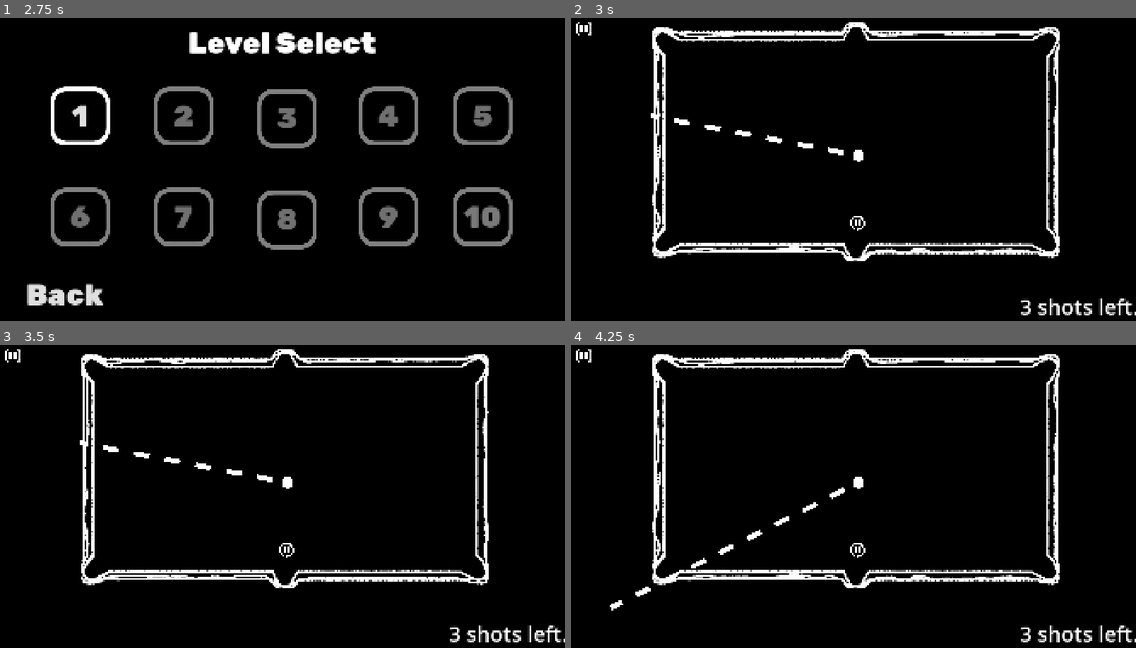
Above: before the commit, frames 1-4 (two rows, left to right).
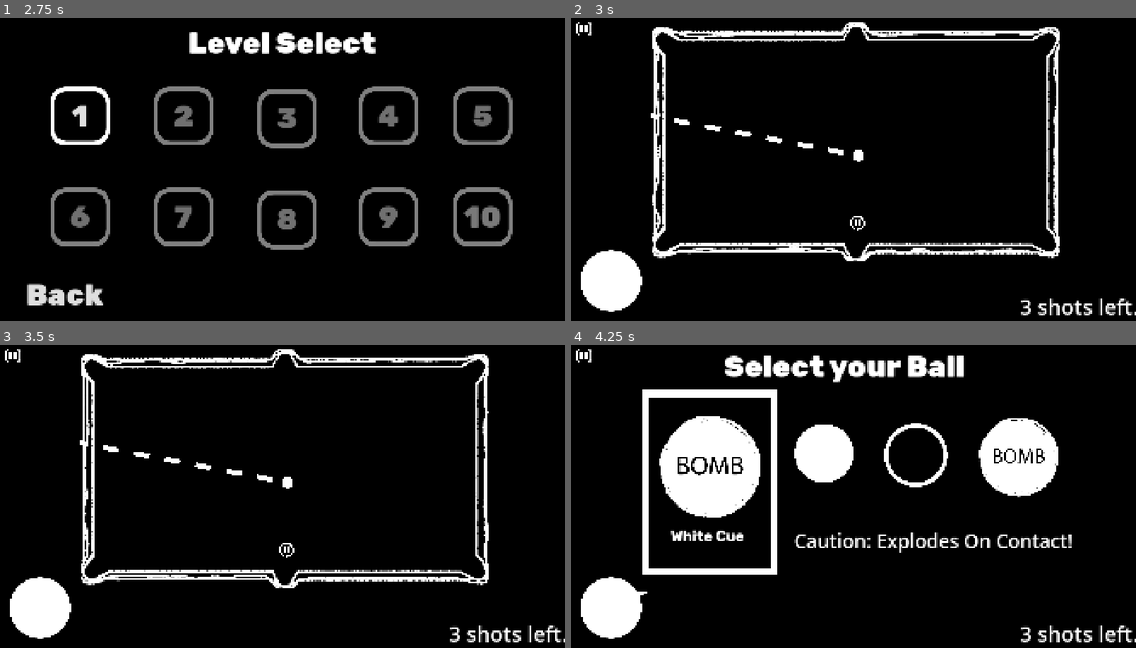
Above: after the commit, the same moments.

Repository: Muirotidua/IMGD1001-Project
Game: Godot game, scene res://scenes/splash_screen.tscn
Two runs of this game, one before a commit and one after it. Both use one fixed random seed, a clock stepped at 60 frames per second and the inputs below.
Inputs (mouse positions are in pixels of both pictures, inside the frame that each line leads up to):
- Up to frame 1 (2.75 s): move the mouse to (406, 157) at 0.52 s; hold Space (ball_hit) 0.53-1.25 s; click (508, 224) at 1.25 s; click (508, 224) at 2 s
- Up to frame 2 (3 s): click "1" at 2.75 s
- Up to frame 3 (3.5 s): no input
- Up to frame 4 (4.25 s): click (610, 608) at 3.52 s

Frame 1 is identical in both runs. In frame 2, 1.7% of the frame differs, in the area x 1-13%, y 76-97%; in frame 3, 1.7%; in frame 4, 21%, in the area x 1-89%, y 1-97%.

Commit message:
Ball Select Implementation
-Added a Ball Select UI
- Stylized to fit current UI and Artstyle

Diff:
--- a/scenes/level_one.tscn
+++ b/scenes/level_one.tscn
@@ -9,6 +9,8 @@
 [ext_resource type="PackedScene" uid="uid://coisbwly02om5" path="res://scenes/level_paused.tscn" id="5_r4wdr"]
 [ext_resource type="PackedScene" uid="uid://cw8aac2atgqxf" path="res://scenes/pause_button.tscn" id="6_y8ti4"]
 [ext_resource type="Texture2D" uid="uid://bj82t5dd6pp7y" path="res://visuals/UI/pausebutton.png" id="7_astit"]
+[ext_resource type="PackedScene" uid="uid://cwlxqek67067h" path="res://scenes/swapball.tscn" id="10_s6ikc"]
+[ext_resource type="PackedScene" uid="uid://ptp6coop1tmo" path="res://scenes/swap_ball_button.tscn" id="11_s6ikc"]
 
 [sub_resource type="StyleBoxEmpty" id="StyleBoxEmpty_0ra3k"]
 
@@ -70,4 +72,20 @@
 [node name="EightBall" parent="." instance=ExtResource("4_5rfim")]
 position = Vector2(974, 708)
 
+[node name="Swap_Ball" parent="." node_paths=PackedStringArray("swap_ball_button") instance=ExtResource("10_s6ikc")]
+visible = false
+offset_left = -8.0
+offset_top = -24.0
+offset_right = -8.0
+offset_bottom = -24.0
+swap_ball_button = NodePath("../Swap_Ball_Button")
+
+[node name="Swap_Ball_Button" parent="." instance=ExtResource("11_s6ikc")]
+z_index = 4
+offset_left = 32.0
+offset_top = 792.0
+offset_right = 240.0
+offset_bottom = 1019.80005
+
 [connection signal="pressed" from="PausedButton" to="." method="_on_paused_button_pressed"]
+[connection signal="pressed" from="Swap_Ball_Button" to="." method="_on_swap_ball_button_pressed"]
--- a/scenes/level_template.tscn
+++ b/scenes/level_template.tscn
@@ -9,6 +9,8 @@
 [ext_resource type="PackedScene" uid="uid://ci5cown6qsyjp" path="res://scenes/eight_ball.tscn" id="4_iw5l3"]
 [ext_resource type="PackedScene" uid="uid://cw8aac2atgqxf" path="res://scenes/pause_button.tscn" id="6_770am"]
 [ext_resource type="Texture2D" uid="uid://bj82t5dd6pp7y" path="res://visuals/UI/pausebutton.png" id="7_0ra3k"]
+[ext_resource type="PackedScene" uid="uid://cwlxqek67067h" path="res://scenes/swapball.tscn" id="10_hj7jb"]
+[ext_resource type="PackedScene" uid="uid://ptp6coop1tmo" path="res://scenes/swap_ball_button.tscn" id="11_hj7jb"]
 
 [sub_resource type="StyleBoxEmpty" id="StyleBoxEmpty_0ra3k"]
 
@@ -69,4 +71,15 @@
 [node name="Ball" parent="." instance=ExtResource("4_iw5l3")]
 position = Vector2(1223, 406)
 
+[node name="Swap_Ball" parent="." node_paths=PackedStringArray("swap_ball_button") instance=ExtResource("10_hj7jb")]
+visible = false
+swap_ball_button = NodePath("../Swap_Ball_Button")
+
+[node name="Swap_Ball_Button" parent="." instance=ExtResource("11_hj7jb")]
+offset_left = 16.0
+offset_top = 800.0
+offset_right = 248.0
+offset_bottom = 1027.8
+
 [connection signal="pressed" from="PausedButton" to="." method="_on_paused_button_pressed"]
+[connection signal="pressed" from="Swap_Ball_Button" to="." method="_on_swap_ball_button_pressed"]
--- /dev/null
+++ b/scenes/swap_ball_button.tscn
@@ -0,0 +1,29 @@
+[gd_scene load_steps=7 format=3 uid="uid://ptp6coop1tmo"]
+
+[ext_resource type="Texture2D" uid="uid://unfatubegi3u" path="res://visuals/ball/fullball.png" id="1_6cbbr"]
+
+[sub_resource type="StyleBoxEmpty" id="StyleBoxEmpty_6cbbr"]
+
+[sub_resource type="StyleBoxEmpty" id="StyleBoxEmpty_4xsm0"]
+
+[sub_resource type="StyleBoxEmpty" id="StyleBoxEmpty_cfict"]
+
+[sub_resource type="StyleBoxEmpty" id="StyleBoxEmpty_ag0wi"]
+
+[sub_resource type="StyleBoxEmpty" id="StyleBoxEmpty_qtnyt"]
+
+[node name="Swap_Ball_Button" type="Button"]
+anchors_preset = -1
+anchor_bottom = 0.015000001
+offset_left = 8.0
+offset_top = 704.0
+offset_right = 392.0
+offset_bottom = 1059.8
+theme_override_styles/normal = SubResource("StyleBoxEmpty_6cbbr")
+theme_override_styles/pressed = SubResource("StyleBoxEmpty_4xsm0")
+theme_override_styles/hover = SubResource("StyleBoxEmpty_cfict")
+theme_override_styles/disabled = SubResource("StyleBoxEmpty_ag0wi")
+theme_override_styles/focus = SubResource("StyleBoxEmpty_qtnyt")
+icon = ExtResource("1_6cbbr")
+flat = true
+expand_icon = true
--- /dev/null
+++ b/scenes/swapball.tscn
@@ -0,0 +1,186 @@
+[gd_scene load_steps=23 format=3 uid="uid://cwlxqek67067h"]
+
+[ext_resource type="Script" uid="uid://deip0qaahy3n7" path="res://scripts/swapball.gd" id="1_15up4"]
+[ext_resource type="FontFile" uid="uid://cygmi5hueknl4" path="res://Fonts/rubik/Rubik-Black.ttf" id="1_dlxuq"]
+[ext_resource type="Texture2D" uid="uid://unfatubegi3u" path="res://visuals/ball/fullball.png" id="1_nwt1c"]
+[ext_resource type="Texture2D" uid="uid://b3aaf016qqi4s" path="res://visuals/ball/hollowball.png" id="3_jb5e6"]
+[ext_resource type="FontFile" uid="uid://cp3v0aybpc3jl" path="res://Fonts/rubik/Rubik-Bold.ttf" id="4_jb5e6"]
+[ext_resource type="Texture2D" uid="uid://dqpk4i4u2espd" path="res://visuals/ball/BombBall.png" id="5_r6g8w"]
+
+[sub_resource type="Theme" id="Theme_15up4"]
+
+[sub_resource type="StyleBoxEmpty" id="StyleBoxEmpty_15up4"]
+
+[sub_resource type="StyleBoxEmpty" id="StyleBoxEmpty_r6g8w"]
+
+[sub_resource type="StyleBoxEmpty" id="StyleBoxEmpty_lw622"]
+
+[sub_resource type="StyleBoxEmpty" id="StyleBoxEmpty_6u81k"]
+
+[sub_resource type="StyleBoxEmpty" id="StyleBoxEmpty_fp2gv"]
+
+[sub_resource type="StyleBoxEmpty" id="StyleBoxEmpty_xxlv8"]
+
+[sub_resource type="StyleBoxEmpty" id="StyleBoxEmpty_8ngix"]
+
+[sub_resource type="StyleBoxEmpty" id="StyleBoxEmpty_7lk11"]
+
+[sub_resource type="StyleBoxEmpty" id="StyleBoxEmpty_lga63"]
+
+[sub_resource type="StyleBoxEmpty" id="StyleBoxEmpty_2c307"]
+
+[sub_resource type="StyleBoxEmpty" id="StyleBoxEmpty_4duod"]
+
+[sub_resource type="StyleBoxEmpty" id="StyleBoxEmpty_a1auk"]
+
+[sub_resource type="StyleBoxEmpty" id="StyleBoxEmpty_8ylg6"]
+
+[sub_resource type="StyleBoxEmpty" id="StyleBoxEmpty_vgsdf"]
+
+[sub_resource type="StyleBoxEmpty" id="StyleBoxEmpty_ntbxe"]
+
+[node name="Swap_Ball" type="Control"]
+z_index = 2
+layout_mode = 3
+anchors_preset = 15
+anchor_right = 1.0
+anchor_bottom = 1.0
+grow_horizontal = 2
+grow_vertical = 2
+script = ExtResource("1_15up4")
+
+[node name="SelectBackground" type="ColorRect" parent="."]
+layout_mode = 0
+offset_left = 168.0
+offset_top = 32.0
+offset_right = 1744.0
+offset_bottom = 872.0
+color = Color(0, 0, 0, 1)
+
+[node name="SelectLabel" type="Label" parent="."]
+layout_mode = 0
+offset_left = 528.0
+offset_top = 48.0
+offset_right = 1374.0
+offset_bottom = 167.0
+theme_override_fonts/font = ExtResource("1_dlxuq")
+theme_override_font_sizes/font_size = 100
+text = "Select your Ball"
+
+[node name="ColorRect" type="ColorRect" parent="."]
+z_index = 1
+layout_mode = 0
+offset_left = 248.0
+offset_top = 184.0
+offset_right = 712.0
+offset_bottom = 816.0
+
+[node name="BallBackground" type="ColorRect" parent="."]
+z_index = 2
+layout_mode = 0
+offset_left = 272.0
+offset_top = 216.0
+offset_right = 688.0
+offset_bottom = 792.0
+theme = SubResource("Theme_15up4")
+color = Color(0, 0, 0, 1)
+
+[node name="FullballButton" type="Button" parent="."]
+layout_mode = 0
+offset_left = 768.0
+offset_top = 299.0
+offset_right = 1434.6665
+offset_bottom = 993.0
+scale = Vector2(0.3, 0.3)
+theme_override_styles/normal = SubResource("StyleBoxEmpty_15up4")
+theme_override_styles/pressed = SubResource("StyleBoxEmpty_r6g8w")
+theme_override_styles/hover = SubResource("StyleBoxEmpty_lw622")
+theme_override_styles/disabled = SubResource("StyleBoxEmpty_6u81k")
+theme_override_styles/focus = SubResource("StyleBoxEmpty_fp2gv")
+icon = ExtResource("1_nwt1c")
+flat = true
+expand_icon = true
+
+[node name="FullballImage" type="Sprite2D" parent="."]
+z_index = 2
+position = Vector2(471.99997, 455.99997)
+scale = Vector2(0.43666103, 0.44085562)
+texture = ExtResource("1_nwt1c")
+
+[node name="HollowballButton" type="Button" parent="."]
+layout_mode = 0
+offset_left = 1072.0
+offset_top = 299.00003
+offset_right = 1792.0
+offset_bottom = 1035.6665
+scale = Vector2(0.3, 0.3)
+theme_override_styles/normal = SubResource("StyleBoxEmpty_xxlv8")
+theme_override_styles/pressed = SubResource("StyleBoxEmpty_8ngix")
+theme_override_styles/hover = SubResource("StyleBoxEmpty_7lk11")
+theme_override_styles/disabled = SubResource("StyleBoxEmpty_lga63")
+theme_override_styles/focus = SubResource("StyleBoxEmpty_2c307")
+icon = ExtResource("3_jb5e6")
+flat = true
+expand_icon = true
+
+[node name="Icon_Button" type="Button" parent="."]
+layout_mode = 0
+offset_left = 1392.0
+offset_top = 280.0
+offset_right = 1482.6667
+offset_bottom = 371.66672
+scale = Vector2(3, 3)
+theme_override_styles/normal = SubResource("StyleBoxEmpty_4duod")
+theme_override_styles/pressed = SubResource("StyleBoxEmpty_a1auk")
+theme_override_styles/hover = SubResource("StyleBoxEmpty_8ylg6")
+theme_override_styles/disabled = SubResource("StyleBoxEmpty_vgsdf")
+theme_override_styles/focus = SubResource("StyleBoxEmpty_ntbxe")
+icon = ExtResource("5_r6g8w")
+flat = true
+expand_icon = true
+
+[node name="Hollowball_Image" type="Sprite2D" parent="."]
+z_index = 2
+position = Vector2(471.99997, 456.00003)
+scale = Vector2(0.44861582, 0.44064593)
+texture = ExtResource("3_jb5e6")
+
+[node name="Icon_Image" type="Sprite2D" parent="."]
+z_index = 2
+position = Vector2(480.00003, 448)
+scale = Vector2(0.51235366, 0.51579255)
+texture = ExtResource("5_r6g8w")
+
+[node name="BallNameLabel" type="Label" parent="."]
+z_index = 2
+layout_mode = 0
+offset_left = 280.0
+offset_top = 656.0
+offset_right = 664.0
+offset_bottom = 722.0
+theme_override_fonts/font = ExtResource("4_jb5e6")
+theme_override_font_sizes/font_size = 50
+text = "White Cue"
+horizontal_alignment = 1
+autowrap_mode = 3
+
+[node name="BallDescription" type="Label" parent="."]
+layout_mode = 0
+offset_left = 760.0
+offset_top = 656.0
+offset_right = 1720.0
+offset_bottom = 766.0
+theme_override_font_sizes/font_size = 65
+text = "Caution: Explodes On Contact!"
+horizontal_alignment = 1
+autowrap_mode = 3
+
+[connection signal="mouse_entered" from="FullballButton" to="." method="_on_fullball_button_mouse_entered"]
+[connection signal="mouse_exited" from="FullballButton" to="." method="_on_fullball_button_mouse_exited"]
+[connection signal="pressed" from="FullballButton" to="." method="_on_fullball_button_pressed"]
+[connection signal="mouse_entered" from="HollowballButton" to="." method="_on_hollowball_button_mouse_entered"]
+[connection signal="mouse_exited" from="HollowballButton" to="." method="_on_hollowball_button_mouse_exited"]
+[connection signal="pressed" from="HollowballButton" to="." method="_on_hollowball_button_pressed"]
+[connection signal="mouse_entered" from="Icon_Button" to="." method="_on_icon_button_mouse_entered"]
+[connection signal="mouse_exited" from="Icon_Button" to="." method="_on_icon_button_mouse_exited"]
+[connection signal="pressed" from="Icon_Button" to="." method="_on_icon_button_pressed"]
--- a/scripts/level_template.gd
+++ b/scripts/level_template.gd
@@ -12,6 +12,8 @@
 @onready var lost: Node2D = $LevelLost
 @onready var won: Node2D = $LevelWon
 @onready var shot_display: Label = $ShotCountDisplay
+@onready var swap_ball: Control = $Swap_Ball
+@onready var swap_ball_button: Button = $Swap_Ball_Button
 
 var all_balls: Array[BaseBall] = []
 var rewinded: bool = false
@@ -173,3 +175,13 @@
 		shot_display.text = "1 shot left!!"
 	else:
 		shot_display.text = (str((shot_limit-cue.shot_count))+" shots left.")
+
+
+
+
+func swap():
+	get_tree().paused = true
+	swap_ball.visible = true
+
+func _on_swap_ball_button_pressed() -> void:
+	swap()
--- /dev/null
+++ b/scripts/swapball.gd
@@ -0,0 +1,59 @@
+extends Control
+@export var swap_ball_button : Button
+@onready var ball_label = $"BallNameLabel"
+@onready var ball_desc = $BallDescription
+
+
+func _on_fullball_button_pressed() -> void:
+	get_tree().paused = false
+	visible = false
+	swap_ball_button.icon = $"FullballImage".texture.duplicate()
+
+
+func _on_hollowball_button_pressed() -> void:
+	get_tree().paused = false
+	visible = false
+	swap_ball_button.icon = $"Hollowball_Image".texture.duplicate()
+
+func _on_icon_button_pressed() -> void:
+	get_tree().paused = false
+	visible = false
+	swap_ball_button.icon = $"Icon_Image".texture.duplicate()
+
+
+func _on_icon_button_mouse_entered() -> void:
+	$Icon_Image.visible = true
+	ball_label.text = "Explosion Cue"
+	ball_desc.text = "Caution: Explodes On Contact!"
+	ball_label.visible = true
+	ball_desc.visible = true
+
+func _on_hollowball_button_mouse_entered() -> void:
+	$Hollowball_Image.visible = true
+	ball_label.text = "Hollow Cue"
+	ball_desc.text = "Lighter than a Feather."
+	ball_label.visible = true
+	ball_desc.visible = true
+
+func _on_fullball_button_mouse_entered() -> void:
+	$FullballImage.visible = true
+	ball_label.text = "White Cue"
+	ball_desc.text = "Standard. Classic. Iconic."
+	ball_label.visible = true
+	ball_desc.visible = true
+
+func _on_fullball_button_mouse_exited() -> void:
+	$FullballImage.visible = false
+	ball_label.visible = false
+	ball_desc.visible = false
+
+
+func _on_hollowball_button_mouse_exited() -> void:
+	$Hollowball_Image.visible = false
+	ball_label.visible = false
+	ball_desc.visible = false
+
+func _on_icon_button_mouse_exited() -> void:
+	$Icon_Image.visible = false
+	ball_label.visible = false
+	ball_desc.visible = false
Not shown: 1 places in scenes/level_one.tscn that only renumber resources
Not shown: 1 places in scenes/level_template.tscn that only renumber resources
Not shown, added: scripts/swapball.gd.uid
